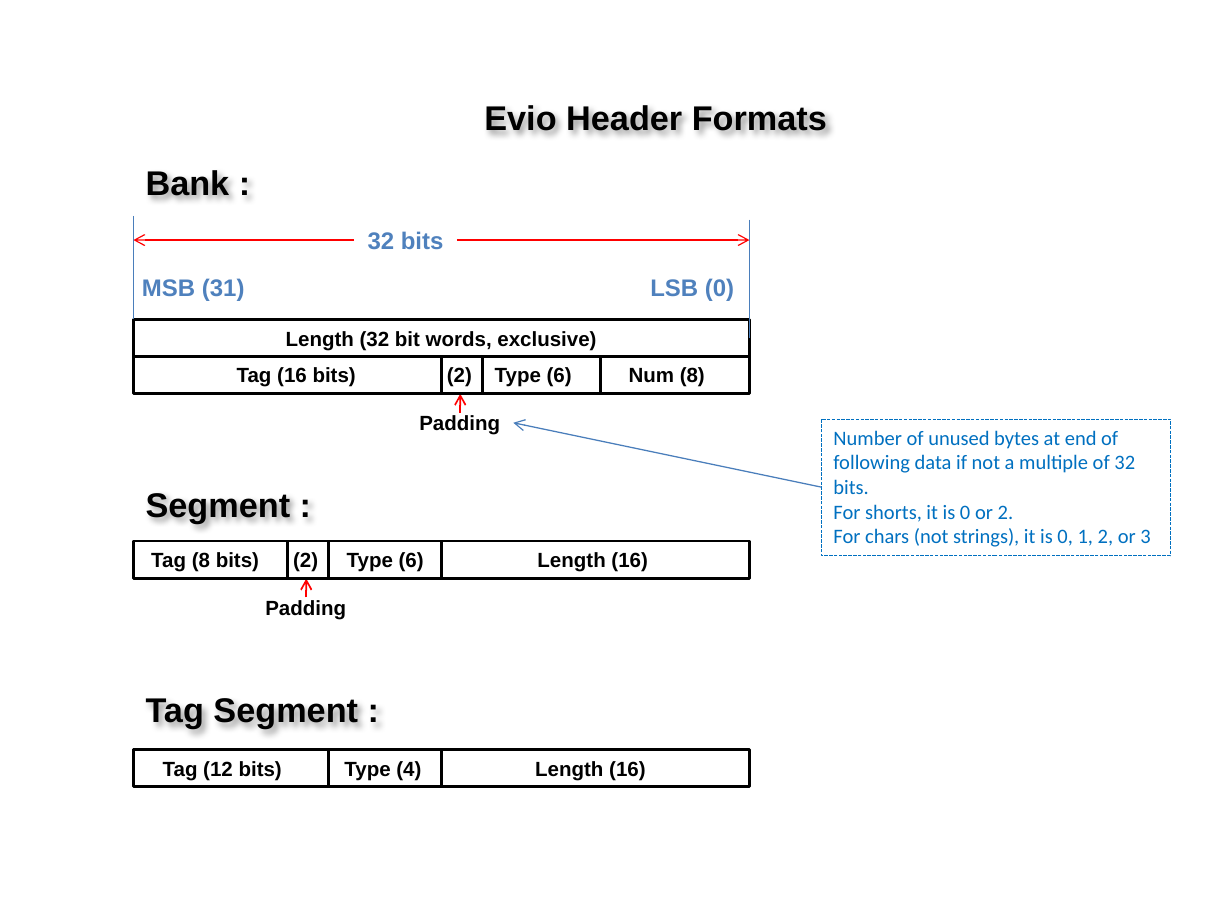
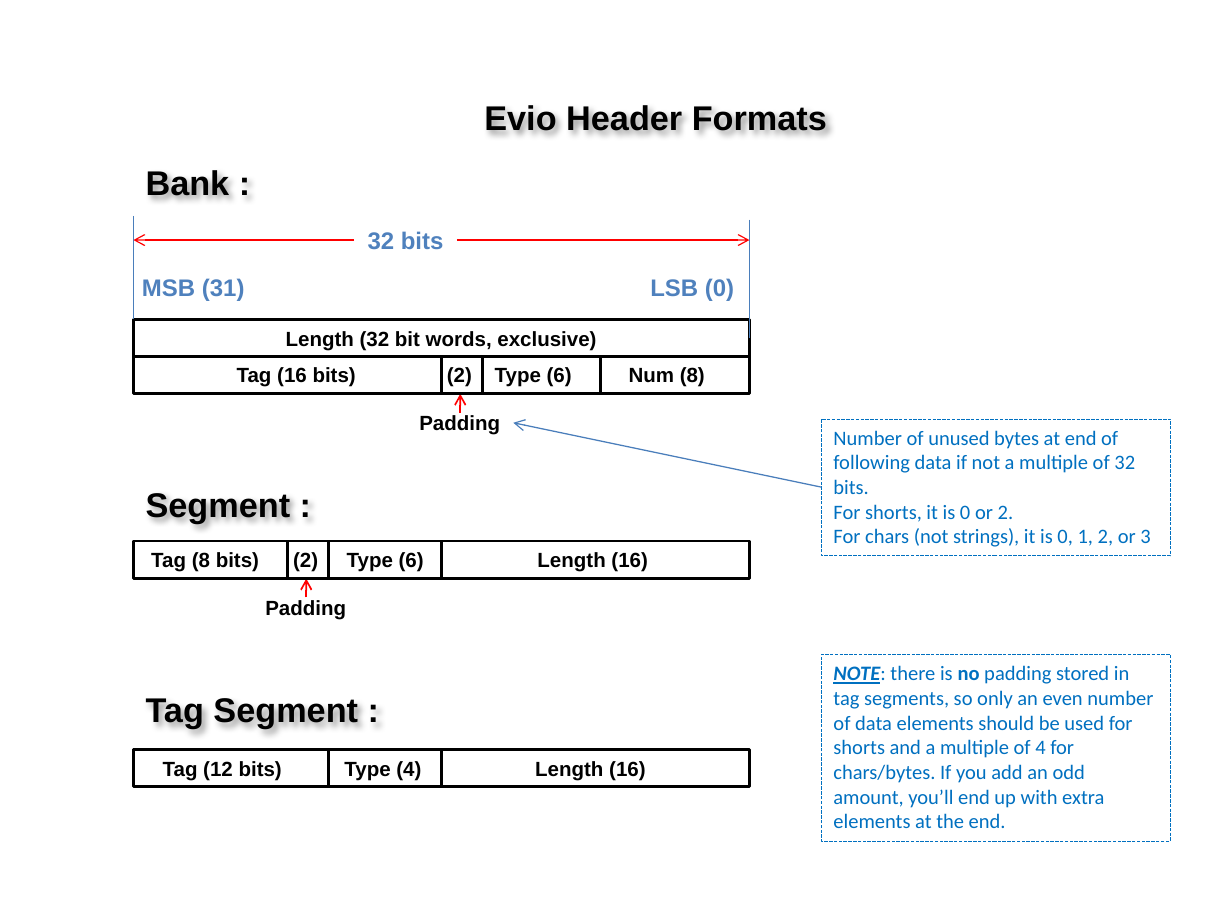
Before and after one commit to JeffersonLab/evio, a slide deck: slide 3 of doc/format_guide/evio_Formats.pptx. Drawn at 1232x924 pixels with LibreOffice and Linux fonts; fonts in the diff are those of the drawing. Boxes give left, top, right and bottom in pixels: in the first picture for what was removed or moved away, otherwise in the second. Text is boxed around its words. In the diff, an @@ line names an element or a change of style, - is before the commit and + after.

Commit message:
add warning that tagsegments do not use padding so use multiples of 2 shorts and 4 chars

```diff
--- a/doc/format_guide/evio_Formats.pptx
+++ b/doc/format_guide/evio_Formats.pptx
@@ rectangle added at box(822, 654, 1170, 840), outline #0070C0 0.25 pt dashed, 12 pt, text #0070C0 @@
+NOTE: there is no padding stored in tag segments, so only an even number of data elements should be used for shorts and a multiple of 4 for chars/bytes. If you add an odd amount, you’ll end up with extra elements at the end.
```
Also in this commit, not shown: 1 other file.
